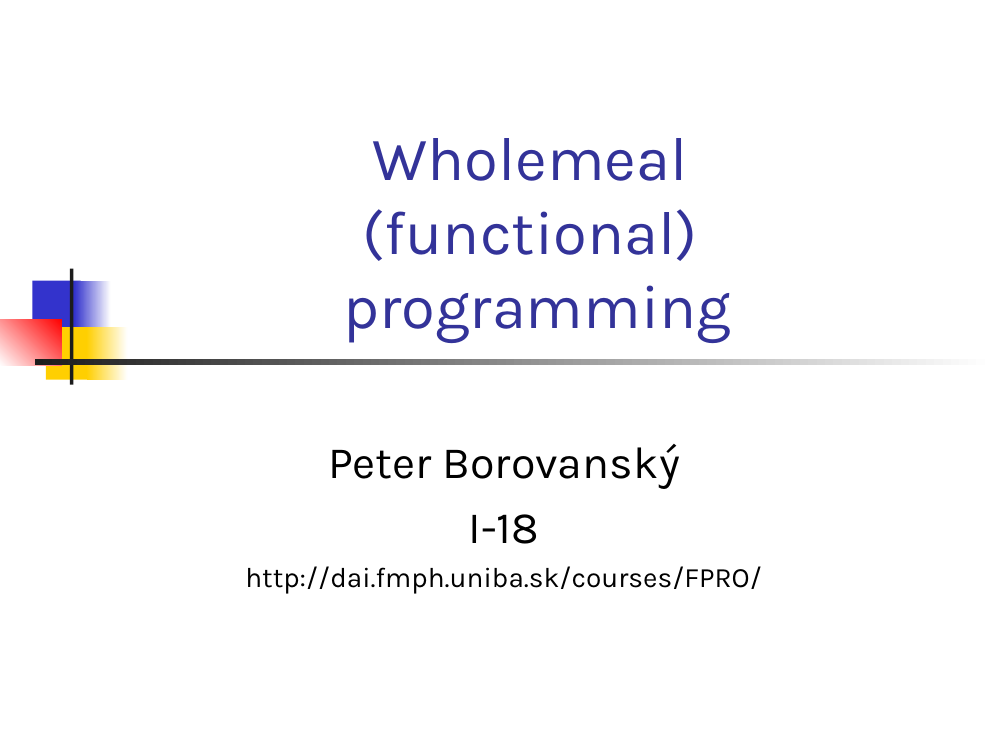
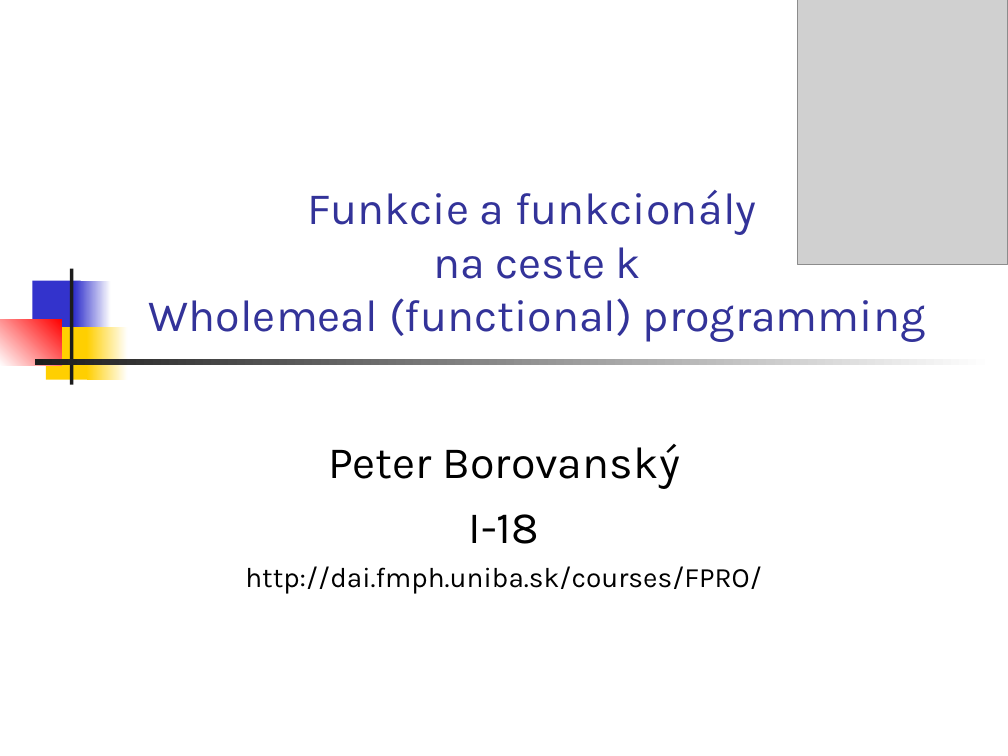
Before and after one commit to Funkcionalne/Prednasky, a slide deck: slide 1 of 04/04_fpro.ppt. Drawn at 1008x756 pixels with LibreOffice and Linux fonts; fonts in the diff are those of the drawing; grey boxes stand for pictures. Boxes give left, top, right and bottom in pixels: in the first picture for what was removed or moved away, otherwise in the second. Text is boxed around its words. In the diff, an @@ line names an element or a change of style, - is before the commit and + after.

```diff
--- a/04/04_fpro.ppt
+++ b/04/04_fpro.ppt
@@ picture added at (x1=798, y1=0, x2=1008, y2=265) @@
@@ title at (x1=149, y1=190, x2=925, y2=342): text changed; size 44 to 32 pt @@
-Wholemeal
-(functional)
-programming
+Funkcie a funkcionály
+na ceste k
+Wholemeal (functional) programming
```
Also in this commit, not shown: 17 slides added, 9 other files.
